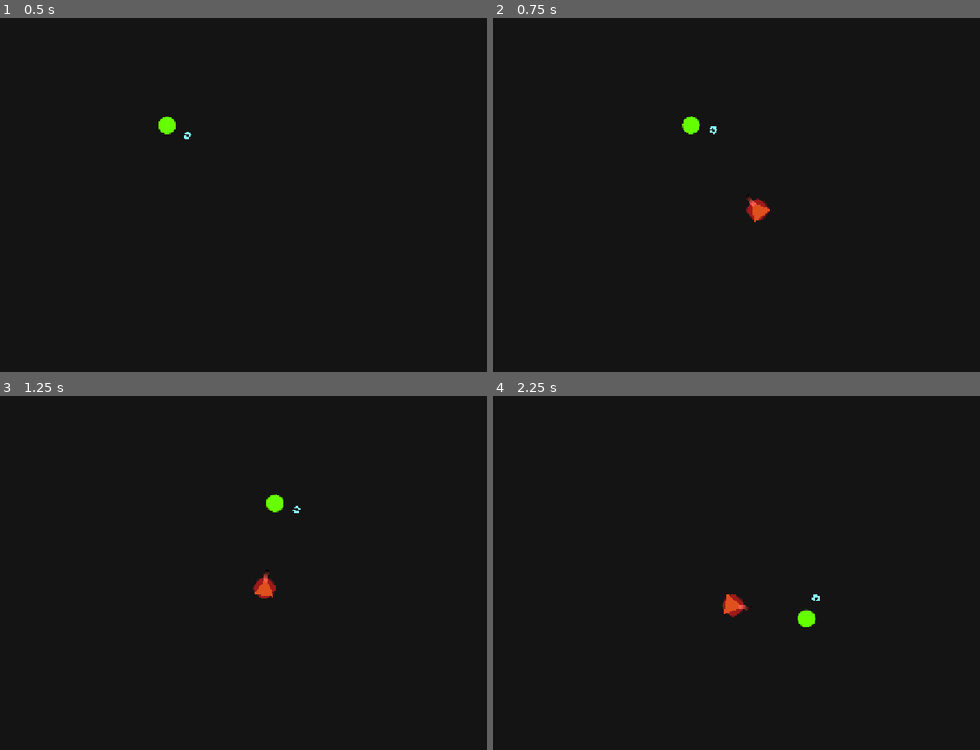
Above: before the commit, frames 1-4 (two rows, left to right).
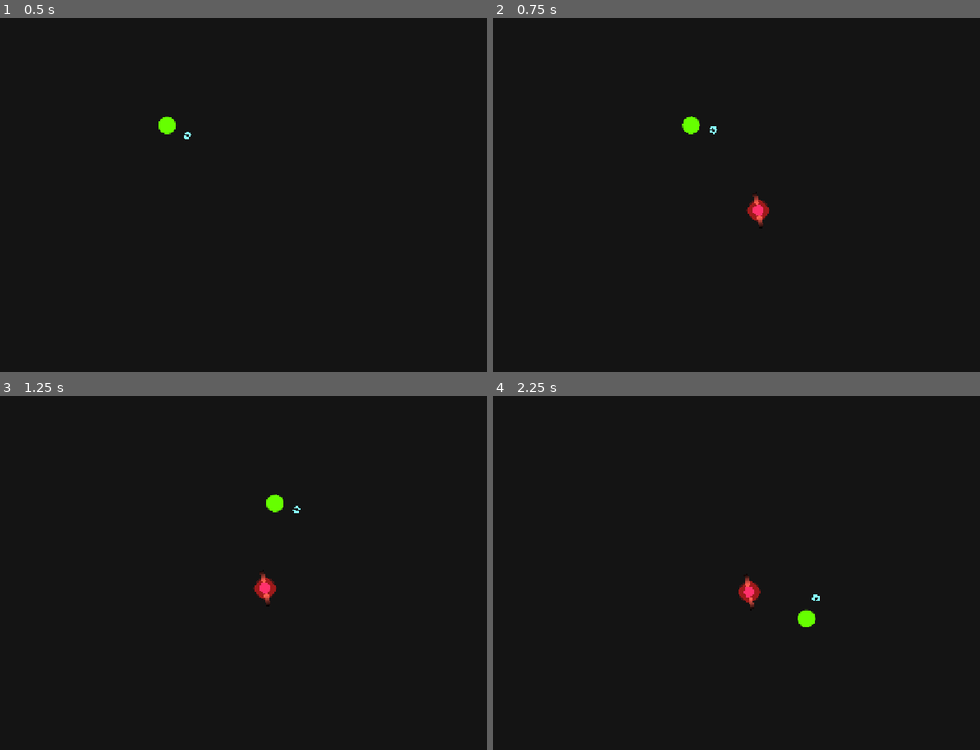
Above: after the commit, the same moments.

Repository: ktosox/GWJ80
Game: Godot game, scene res://enemy/enemy_testing_arena.tscn
Two runs of this game, one before a commit and one after it. Both use one fixed random seed, a clock stepped at 60 frames per second and the inputs below. This scene is started directly instead of the project's main scene.
Inputs (mouse positions are in pixels of both pictures, inside the frame that each line leads up to):
- Up to frame 1 (0.5 s): no input
- Up to frame 2 (0.75 s): tap Enter (tutorial_exit) at 0.5 s; move the mouse to (941, 177) at 0.52 s; press the mouse at (941, 177) at 0.53 s; hold D (right) from 0.53 s (still down)
- Up to frame 3 (1.25 s): keep holding D (right)
- Up to frame 4 (2.25 s): move the mouse to (668, 594) at 1.27 s; release D (right) at 1.28 s; release the mouse at (668, 594) at 1.28 s; hold Down (down) 1.28-2.03 s; click (668, 594) at 1.35 s; move the mouse to (863, 495) at 2.02 s; press the mouse at (863, 495) at 2.03 s; hold D (right) from 2.03 s (still down)

Frame 1 is identical in both runs. In frame 2, 0.2% of the frame differs, in the area x 51-57%, y 49-59%; in frame 3, 0.2%; in frame 4, 0.5%, in the area x 46-55%, y 50-63%.

Commit message:
harder enemies are worth more points now

Diff:
--- a/Game/enemy/enemy_core.gd
+++ b/Game/enemy/enemy_core.gd
@@ -2,6 +2,7 @@
 				# and the parent of everything else: hit_box, Shooter
 				# re-uses code from enemy.gd orignaly written by Positron
 @export var health = 3
+@export var ID = 0
 const ENEMY_DEATH_SCENE = preload("res://enemy/enemy_death_scene.tscn")
 const PICKUP = preload("res://pick_up/pickup.tscn")
 var spawn_pick_up : bool
@@ -28,7 +29,10 @@
 		$Splatter.look_at(look_for_player[0].global_position)
 	$Splatter.set_deferred("emitting",true)
 	if(health <= 0):
-		GameManager.change_score(1)
+		var points = 1
+		if ID > 2:
+			points = 2
+		GameManager.change_score(points)
 		call_deferred("delete_this_enemy")
 
 	pass # Replace with function body.
--- a/Game/enemy/enemy_spawner.gd
+++ b/Game/enemy/enemy_spawner.gd
@@ -40,6 +40,7 @@
 	else:
 
 		random_from_wave = randi()%all_enemy_packages.size()
+		call_deferred("spawn_enemy",wave/map_wave_to_enemy.size(),false)
 
 	var chosen_enemy_package = all_enemy_packages[random_from_wave]
 	chosen_enemy_package.spawn_pick_up = spawn_pick_up
@@ -94,6 +95,7 @@
 	var enemy_core = data.get_core().instantiate()
 	enemy_core.health = data.health
 	enemy_core.spawn_pick_up = data.spawn_pick_up
+	enemy_core.ID = data.ID
 	var new_walker = data.get_walker().instantiate()
 	new_walker.speed = data.walk_speed
 	var new_shooter = data.get_shooter().instantiate()
--- a/Game/enemy/enemy_spawner.tscn
+++ b/Game/enemy/enemy_spawner.tscn
@@ -25,7 +25,7 @@
 
 [sub_resource type="Resource" id="Resource_y0occ"]
 script = ExtResource("2_lc7nh")
-ID = 3
+ID = 1
 walk_speed = 80
 health = 2
 enemy_core = ExtResource("3_7yjef")
@@ -53,7 +53,7 @@
 
 [sub_resource type="Resource" id="Resource_rc4g1"]
 script = ExtResource("2_lc7nh")
-ID = 1
+ID = 3
 walk_speed = 30
 health = 3
 enemy_core = ExtResource("3_7yjef")
@@ -67,15 +67,15 @@
 
 [sub_resource type="Resource" id="Resource_sm0a0"]
 script = ExtResource("2_lc7nh")
-ID = 0
+ID = 4
 walk_speed = 300
-health = 4
+health = 1
 enemy_core = ExtResource("3_7yjef")
 spawn_pick_up = false
 walker_type = 0
 shooter_type = 1
 guns = Array[PackedScene]([ExtResource("4_sm0a0")])
-bullet_speed = 360
+bullet_speed = 380
 attack_speed = 1.2
 metadata/_custom_type_script = "uid://dgc4xuxpcq0o8"
 
--- a/Game/enemy/enemy_testing_arena.gd
+++ b/Game/enemy/enemy_testing_arena.gd
@@ -12,7 +12,7 @@
 
 
 func spawn_random_enemy():
-	var rndm_enemy = 1#randi()%$EnemySpawner.all_enemy_packages.size()
+	var rndm_enemy = 3#randi()%$EnemySpawner.all_enemy_packages.size()
 	current += 1
 	print(rndm_enemy)
 	var new_enemy = $EnemySpawner.create_enemy_from_package($EnemySpawner.all_enemy_packages[rndm_enemy])
--- a/Game/level/test_level.gd
+++ b/Game/level/test_level.gd
@@ -22,6 +22,7 @@
 	GameManager.set_health(3)
 	GameManager.set_score(0)
 	GameManager.pick_up_enabled =false
+
 
 
 	ui.get_node("Layout/Wave").text = "Wave "+str(wave)
--- a/Game/level/test_level.tscn
+++ b/Game/level/test_level.tscn
@@ -67,11 +67,11 @@
 [node name="UI" parent="." instance=ExtResource("4_owtjd")]
 
 [node name="wave_timer" type="Timer" parent="."]
-wait_time = 27.0
+wait_time = 24.0
 autostart = true
 
 [node name="spawn_timer" type="Timer" parent="."]
-wait_time = 4.0
+wait_time = 5.0
 autostart = true
 
 [node name="FixedSquare" type="Sprite2D" parent="."]
